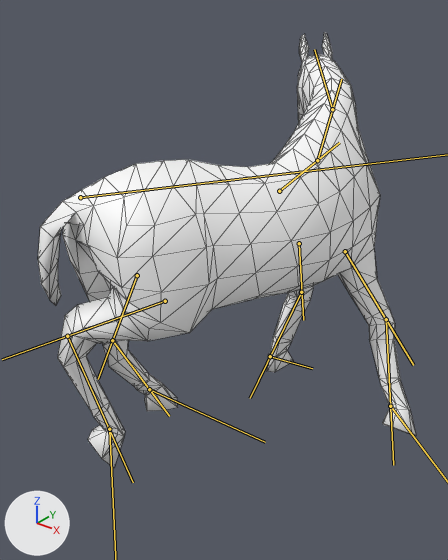
A saved change to the glTF model Contents/mods/HorseMod/common/media/anims_X/Horse/Horse_Idle_Turn180L.glb.
Both versions are drawn from a 50 mm lens placed at (0.92, -1.12, 1.223), pointed at (-0.047, 0.089, 0.473). Every picture has the same lights, and +X, +Y and +Z are marked at lower left. Both versions are drawn at frame 56 of the action 'Horse_Idle_Turn180L'; the numbers are the values there. The bones that change are drawn over the model as lines. Mesh edges are drawn as thin lines.

The first picture shows 'GEO-Horse'.
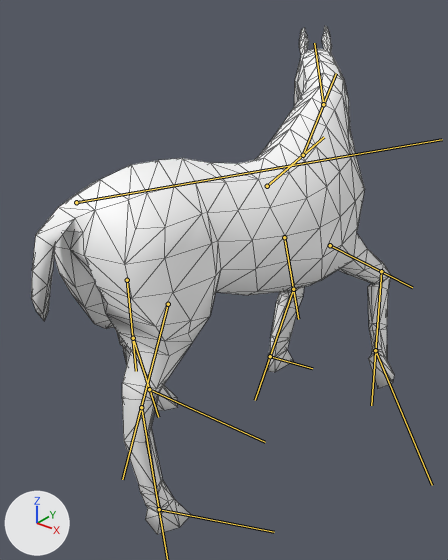
Pixel boxes (x1, y1, x2, y2) of what changed, in the pictures (448 x 560 px):
'GEO-Horse', posed (16% taller)
    before: (38, 32, 416, 468)
    after: (31, 26, 394, 534)
bone 'DEF_Spine3', root to tip
    before: (279, 191) to (339, 142)
    after: (267, 186) to (324, 137)
bone 'DEF_Neck1', root to tip
    before: (317, 160) to (341, 79)
    after: (303, 155) to (336, 73)
bone 'DEF_Neck2', root to tip
    before: (332, 109) to (314, 49)
    after: (323, 104) to (314, 43)
bone 'DEF_Radius.L', root to tip
    before: (299, 243) to (303, 320)
    after: (284, 237) to (298, 319)
bone 'DEF_FrontCannon.L', root to tip
    before: (301, 292) to (250, 398)
    after: (293, 289) to (255, 400)
bone 'DEF_Radius.R', root to tip
    before: (345, 251) to (413, 365)
    after: (330, 245) to (412, 287)
bone 'DEF_FrontCannon.R', root to tip
    before: (386, 319) to (393, 465)
    after: (381, 271) to (371, 405)
bone 'DEF_Gaskin.L', root to tip
    before: (137, 275) to (98, 379)
    after: (127, 280) to (136, 371)
bone 'DEF_RearCannon.L', root to tip
    before: (112, 340) to (169, 416)
    after: (133, 338) to (158, 417)
bone 'DEF_Gaskin.R', root to tip
    before: (165, 301) to (2, 359)
    after: (168, 304) to (122, 479)

The edits, one by one:
Bone 'Bip01' (bone_bip01) moves from (0.307, 1.13, -0.075) to (0.223, 1.216, -0.054).
Bone 'Bip01' (bone_bip01) turns from (1, -3, 148) to (0, -2, 159) degrees about its own x, y and z.
Bone 'DEF_Spine3' (bone_def_spine3) turns from (3, 5, 35) to (2, 4, 27) degrees about its own x, y and z.
Bone 'DEF_Neck1' (bone_def_neck1) turns from (-13, 5, 11) to (-14, 1, 6) degrees about its own x, y and z.
Bone 'DEF_Neck2' (bone_def_neck2) turns from (9, 13, 24) to (8, 12, 22) degrees about its own x, y and z.
Bone 'DEF_Radius.L' (bone_def_radius_l) turns from (-24, 8, -13) to (-23, 9, -6) degrees about its own x, y and z.
Bone 'DEF_FrontCannon.L' (bone_def_frontcannon_l) turns from (44, 1, -2) to (40, 1, -2) degrees about its own x, y and z.
Bone 'DEF_FrontHoof.L' (bone_def_fronthoof_l) turns from (-19, -15, 5) to (-15, -11, 0) degrees about its own x, y and z.
Bone 'DEF_Radius.R' (bone_def_radius_r) turns from (1, 41, 39) to (-47, 16, 25) degrees about its own x, y and z.
Bone 'DEF_FrontCannon.R' (bone_def_frontcannon_r) turns from (26, 0, 1) to (80, -2, 3) degrees about its own x, y and z.
Bone 'DEF_FrontHoof.R' (bone_def_fronthoof_r) turns from (27, 3, 2) to (64, -36, -7) degrees about its own x, y and z.
Bone 'DEF_Gaskin.L' (bone_def_gaskin_l) turns from (-6, -14, -18) to (-32, -16, -16) degrees about its own x, y and z.
Bone 'DEF_RearCannon.L' (bone_def_rearcannon_l) turns from (-13, 0, 1) to (19, 0, -1) degrees about its own x, y and z.
Bone 'DEF_RearHoof.L' (bone_def_rearhoof_l) turns from (20, -15, 16) to (11, -8, 30) degrees about its own x, y and z.
Bone 'DEF_Gaskin.R' (bone_def_gaskin_r) turns from (50, -9, 2) to (0, -36, 27) degrees about its own x, y and z.
Bone 'DEF_RearCannon.R' (bone_def_rearcannon_r) turns from (-60, -1, -2) to (-9, 0, 0) degrees about its own x, y and z.
Bone 'DEF_RearHoof.R' (bone_def_rearhoof_r) turns from (66, -9, 14) to (7, 20, 14) degrees about its own x, y and z.
